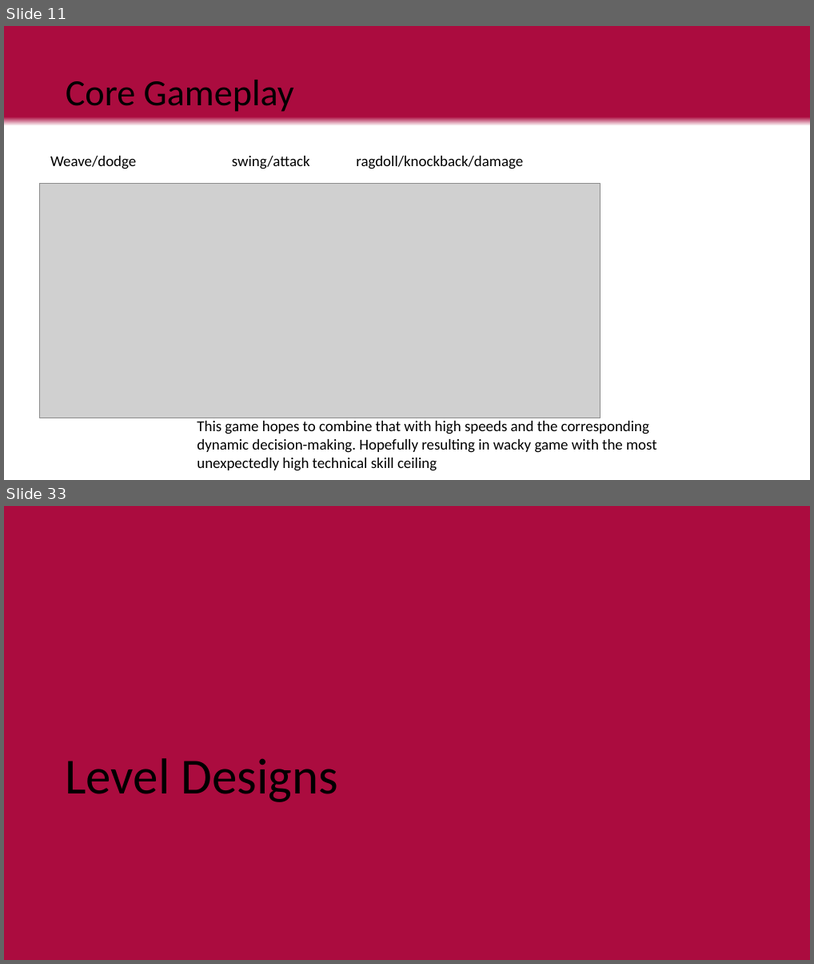
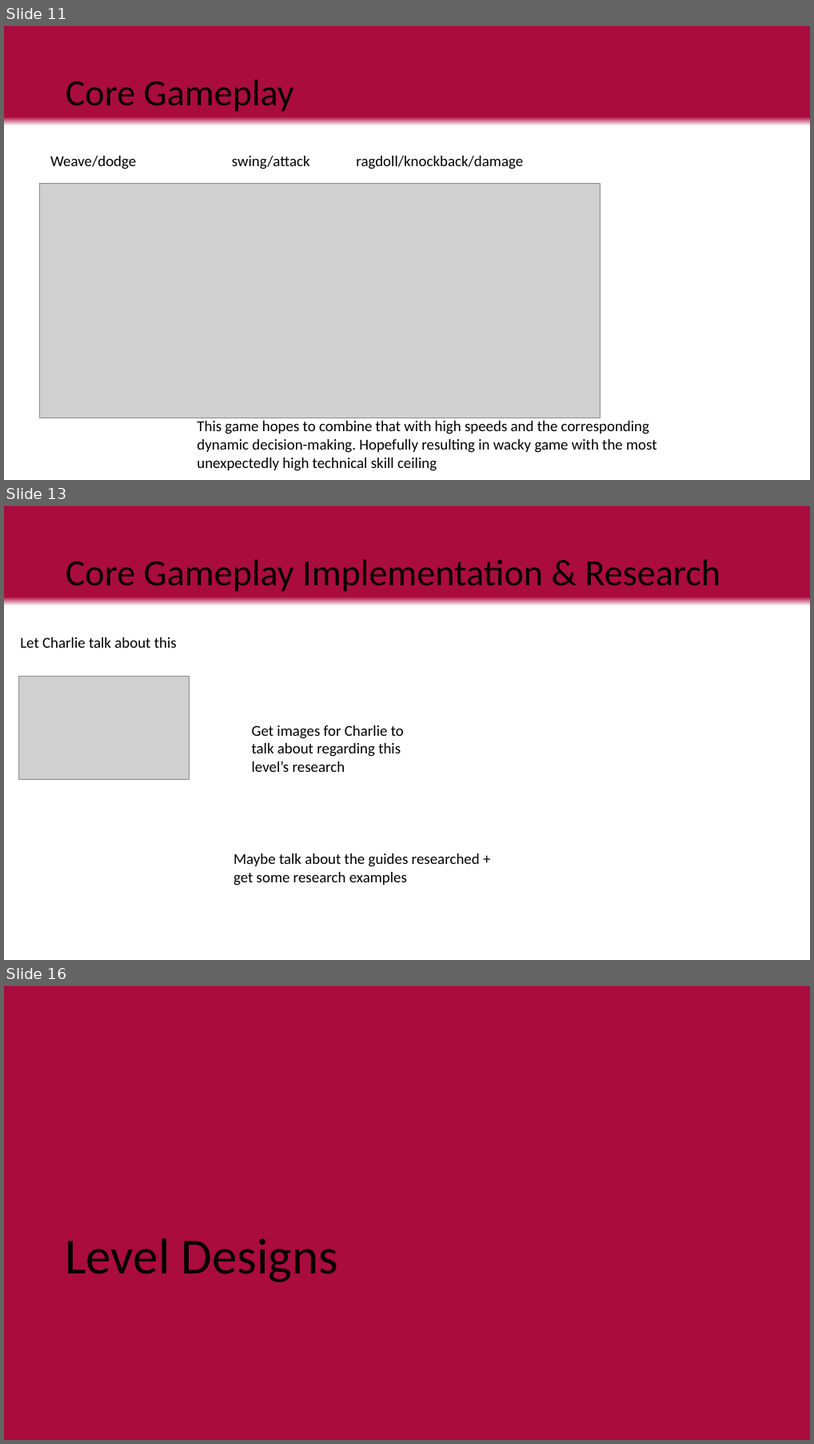
Before and after one commit to LuxRegem/Project_Clash-of-Cosplayers, a slide deck: Shared Documentation/Luke's Documents/Clash of Cos Team Pitch.pptx. Shown one above the other, each under a label of ours: slides 11 and 33 before the commit, slides 11, 13 and 16 after it; the slides between them are not shown. The pictures are 814x964 and 814x1444 pixels, drawn with LibreOffice and Linux fonts; fonts in the diff are those of the drawing; grey boxes stand for pictures. Boxes give left, top, right and bottom in pixels: in the first picture for what was removed or moved away, otherwise in the second. Text is boxed around its words. In the diff, an @@ line names an element or a change of style, - is before the commit and + after.

```diff
--- a/Shared Documentation/Luke's Documents/Clash of Cos Team Pitch.pptx
+++ b/Shared Documentation/Luke's Documents/Clash of Cos Team Pitch.pptx
@@ slide 13 added at [4, 506, 810, 960], background gradient #AB0C3F to #FFFFFF @@
@@ title added at [66, 560, 722, 592], 44 pt, text #000000 @@
+Core Gameplay Implementation & Research
@@ text added at [20, 637, 177, 648], 18 pt, text #000000 @@
+Let Charlie talk about this
@@ picture added at [19, 676, 189, 779] @@
@@ text added at [252, 725, 404, 772], 18 pt, text #000000 @@
+Get images for Charlie to talk about regarding this level’s research
@@ text added at [234, 853, 480, 885], 18 pt, text #000000 @@
+Maybe talk about the guides researched + get some research examples
@@ what was slide 33 is now slide 16 @@
```
Also in this commit, not shown: 2 slides changed, 5 other slides added, 9 slides removed.
